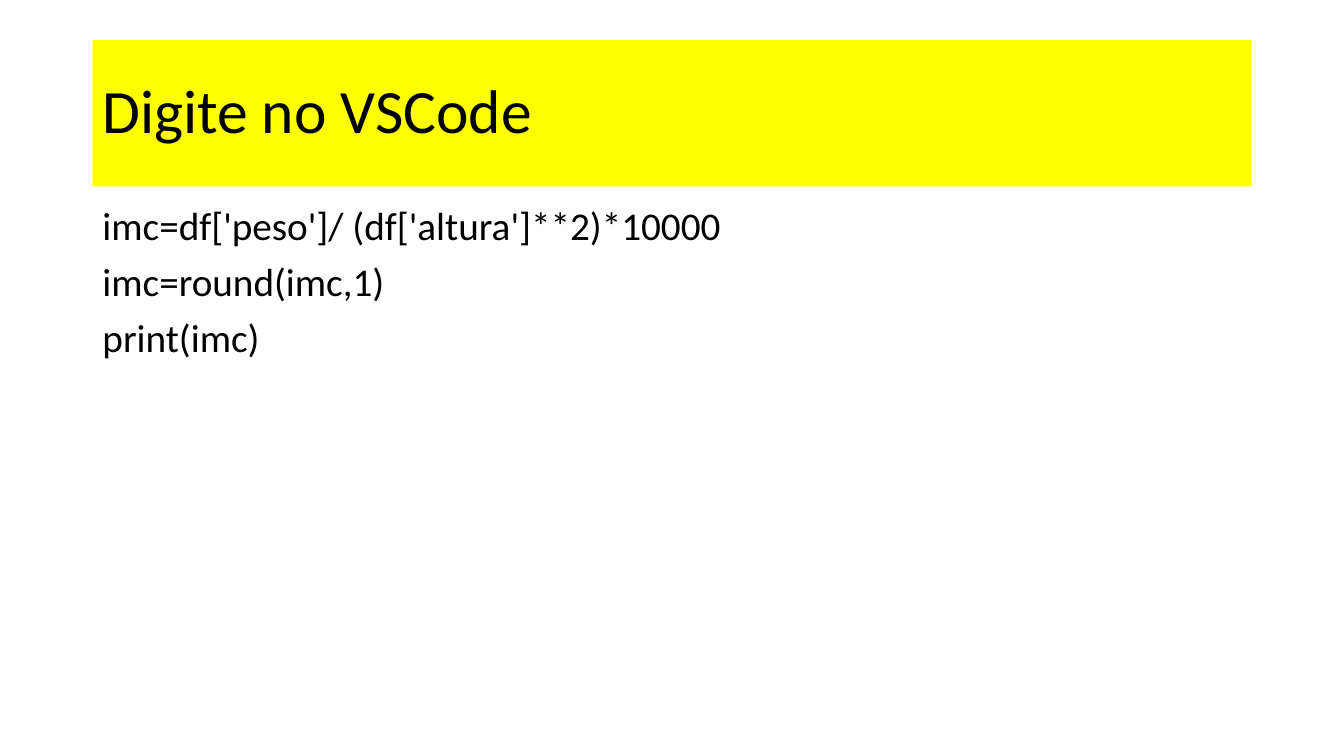
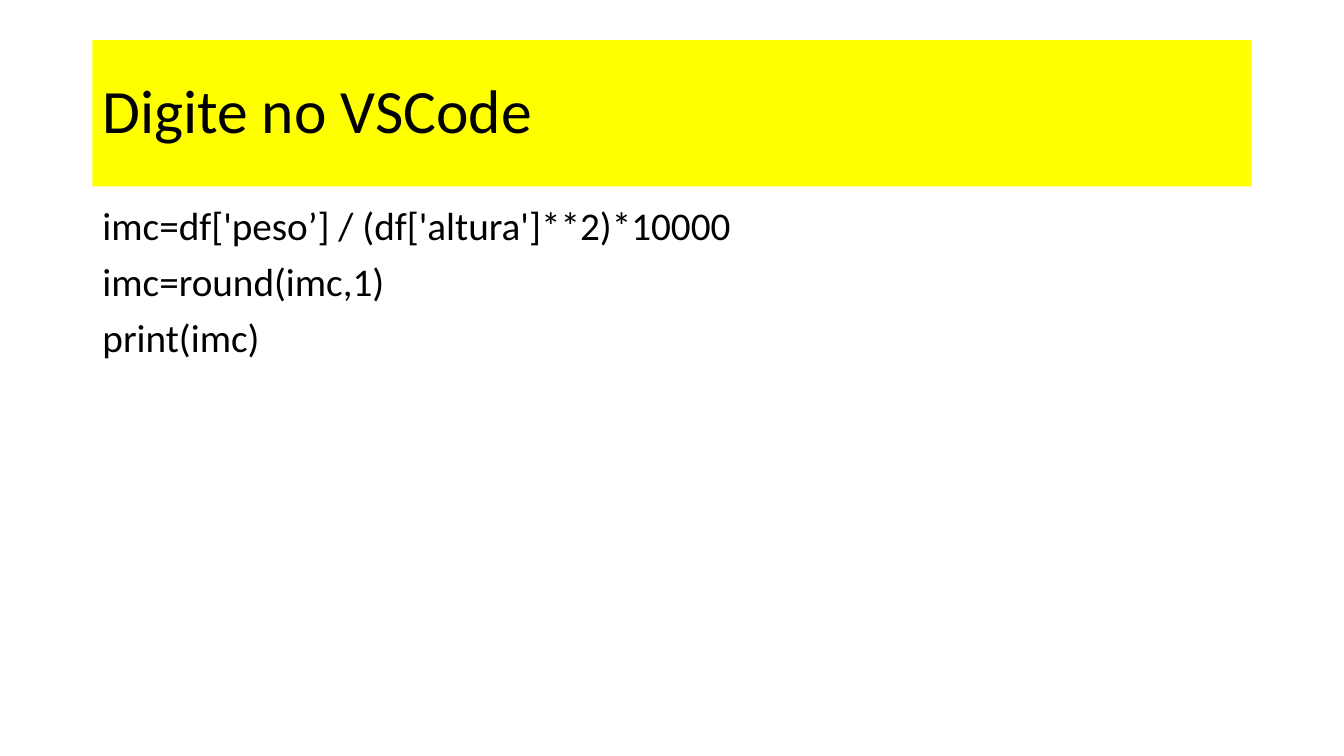
Before and after one commit to dourivaljunior/Curso-de-Python, a slide deck: slide 6 of curso_Ciência_de_Dados_aula_02_pandas.pptx. Drawn at 1344x756 pixels with LibreOffice and Linux fonts; fonts in the diff are those of the drawing. Boxes give left, top, right and bottom in pixels: in the first picture for what was removed or moved away, otherwise in the second. Text is boxed around its words. In the diff, an @@ line names an element or a change of style, - is before the commit and + after.

```diff
--- a/curso_Ciência_de_Dados_aula_02_pandas.pptx
+++ b/curso_Ciência_de_Dados_aula_02_pandas.pptx
@@ text at (x1=102, y1=211, x2=730, y2=247): text changed @@
-imc=df['peso']/ (df['altura']**2)*10000
+imc=df['peso’] / (df['altura']**2)*10000
```
Also in this commit, not shown: 3 other slides changed.
